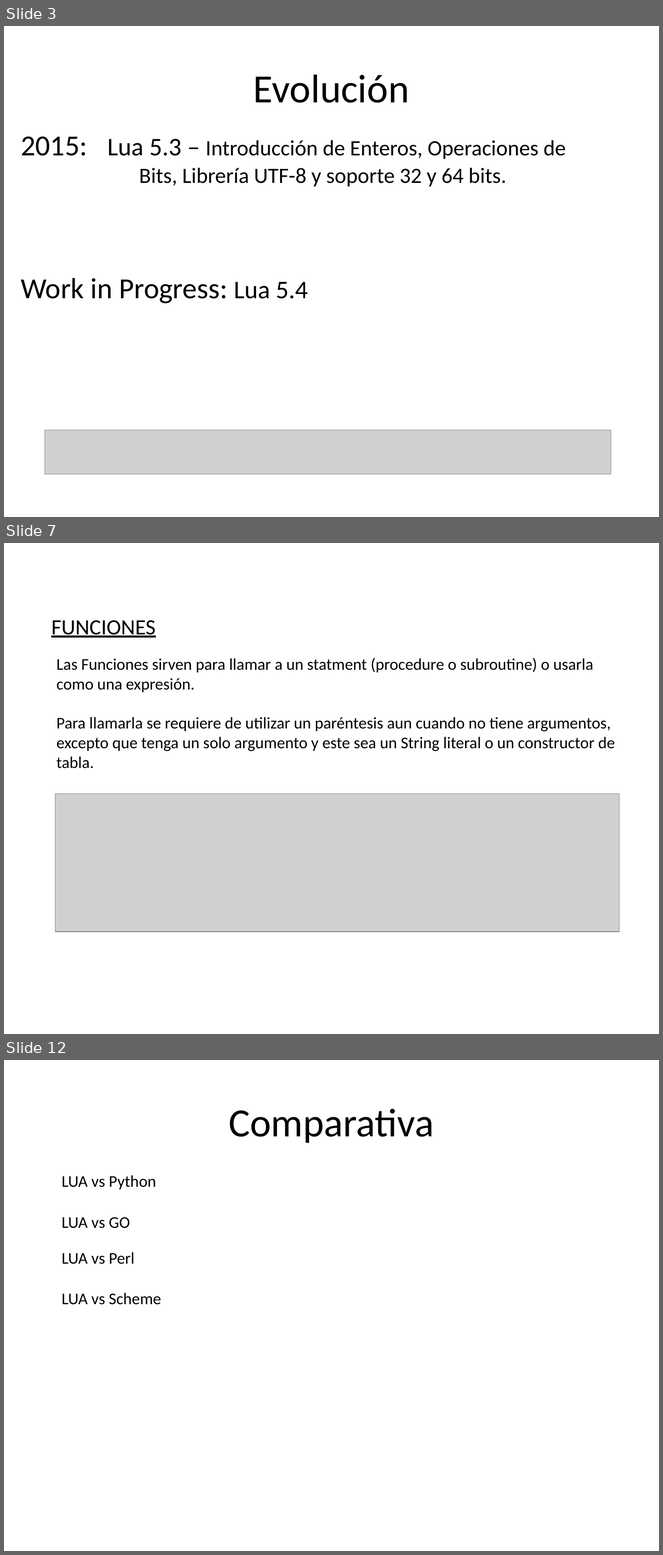
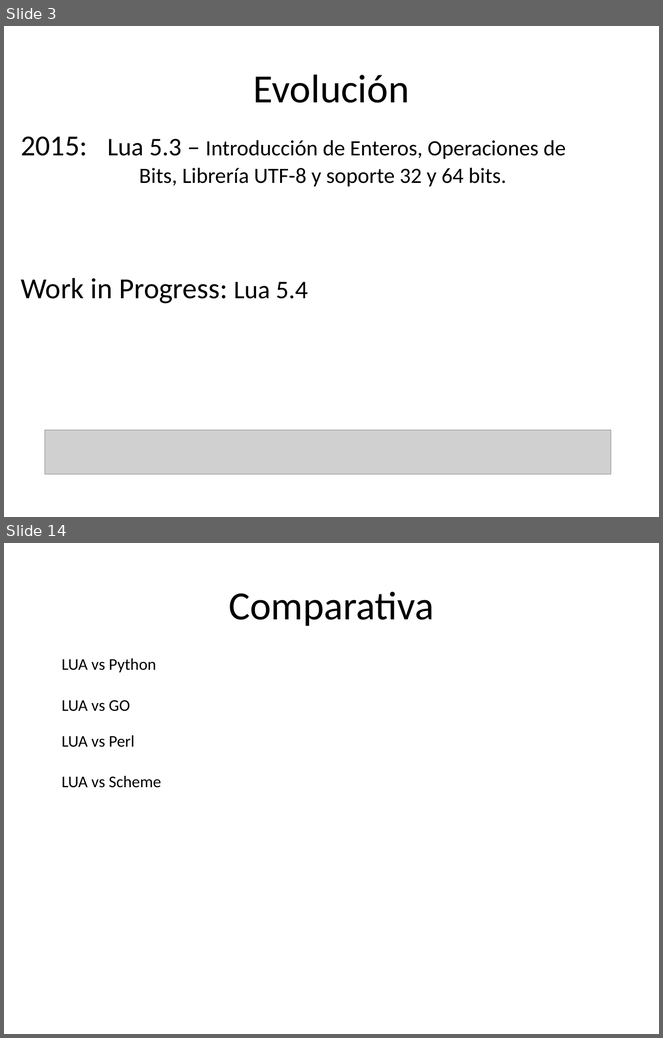
Before and after one commit to Santiago39353535/TDL, a slide deck: LUA.pptx. Shown one above the other, each under a label of ours: slides 3, 7 and 12 before the commit, slides 3 and 14 after it; the slides between them are not shown. The pictures are 663x1555 and 663x1038 pixels, drawn with LibreOffice and Linux fonts; fonts in the diff are those of the drawing; grey boxes stand for pictures; background and template pictures are left out. Boxes give left, top, right and bottom in pixels: in the first picture for what was removed or moved away, otherwise in the second. Text is boxed around its words. In the diff, an @@ line names an element or a change of style, - is before the commit and + after.

```diff
--- a/LUA.pptx
+++ b/LUA.pptx
@@ slide 7 removed at bbox=[4, 543, 659, 1034], background picture (left out) @@
@@ text removed at bbox=[51, 620, 156, 638] @@
-FUNCIONES
@@ text removed at bbox=[57, 658, 615, 769] @@
-Las Funciones sirven para llamar a un statment (procedure o subroutine) o usarla
-como una expresión.
-Para llamarla se requiere de utilizar un paréntesis aun cuando no tiene argumentos,
-excepto que tenga un solo argumento y este sea un String literal o un constructor de
-tabla.
@@ picture removed at bbox=[55, 794, 619, 932] @@
@@ what was slide 12 is now slide 14 @@
```
Also in this commit, not shown: 5 slides changed, 5 slides added, 2 other slides removed.
